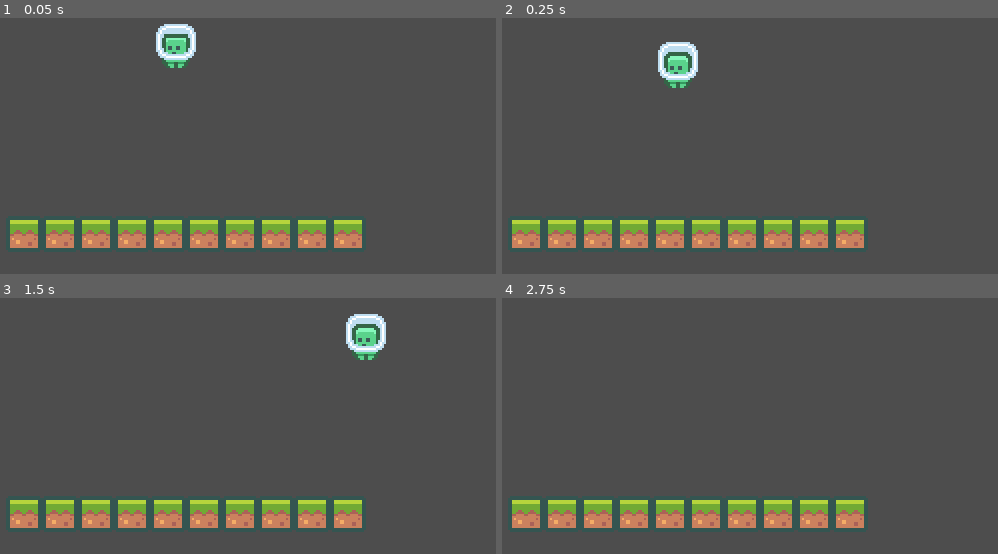
Above: before the commit, frames 1-4 (two rows, left to right).
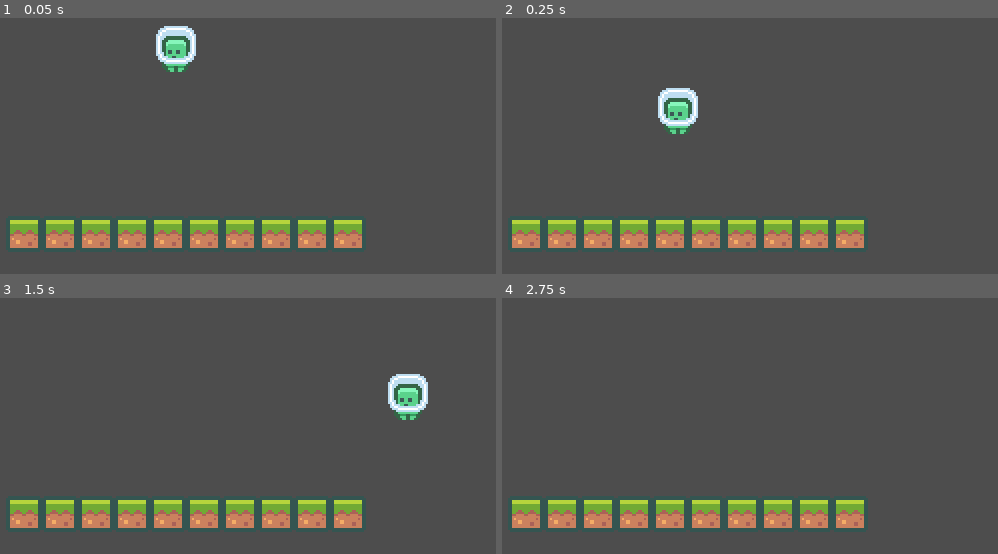
Above: after the commit, the same moments.

Repository: Ghamza-Jd/yet-another-platformer
Game: Godot game, scene res://scenes/Main.tscn
Two runs of this game, one before a commit and one after it. Both use one fixed random seed, a clock stepped at 60 frames per second and the inputs below.
Inputs:
- Up to frame 1 (0.05 s): no input
- Up to frame 2 (0.25 s): no input
- Up to frame 3 (1.5 s): hold D (move_right) from 0.53 s (still down); tap W (jump) at 0.6, 0.77, 1.07, 1.35 s
- Up to frame 4 (2.75 s): tap W (jump) at 1.52, 1.82, 2.1 s; release D (move_right) at 2.03 s; hold A (move_left) from 2.03 s (still down)

The runs differ from the first frame. In frame 1, 0.8% of the frame differs, in the area x 31-40%, y 2-22%; in frame 2, 2.5%, in the area x 31-40%, y 9-46%; in frame 3, 2.5%; in frame 4, nothing differs.

Commit message:
:sparkles: feat: delta time based lerping

Diff:
--- a/scenes/Player.gd
+++ b/scenes/Player.gd
@@ -1,28 +1,27 @@
 extends CharacterBody2D
 
-var m_gravity: float
-var m_velocity: Vector2
-var m_max_horizontal_speed: float
-var m_jump_speed: float
+var m_gravity: float = 1_000
+var m_velocity: Vector2 = Vector2.ZERO
+var m_max_horizontal_speed: float = 125
+var m_jump_speed: float = 360
+var m_horizontal_acceleration: float = 2_000
 
 func _ready():
-	m_gravity = 300.0
-	m_velocity = Vector2.ZERO
-	m_max_horizontal_speed = 100.0
-	m_jump_speed = 200.0
+	pass
 
 func _process(delta: float):
 	var move_vec = Vector2.ZERO
-	move_vec.x = Input.get_action_strength("move_right") \
-		- Input.get_action_strength("move_left")
+	move_vec.x = Input.get_action_strength("move_right") - Input.get_action_strength("move_left")
 	move_vec.y = -1 if Input.is_action_just_pressed("jump") else 0
 
-	m_velocity.x = move_vec.x * m_max_horizontal_speed
-	m_velocity.y += m_gravity * delta
+	m_velocity.x += move_vec.x * m_horizontal_acceleration * delta
+	if (move_vec.x == 0):
+		m_velocity.x = lerp(0.0, m_velocity.x, pow(2, -50 * delta))
+	m_velocity.x = clamp(m_velocity.x, -m_max_horizontal_speed, m_max_horizontal_speed)
+
 	if (move_vec.y < 0 and is_on_floor()):
 		m_velocity.y = move_vec.y * m_jump_speed
 
+	m_velocity.y += m_gravity * delta
 	velocity = m_velocity
-	var has_collided = move_and_slide()
-	if (has_collided):
-		m_velocity = Vector2.ZERO
+	move_and_slide()
